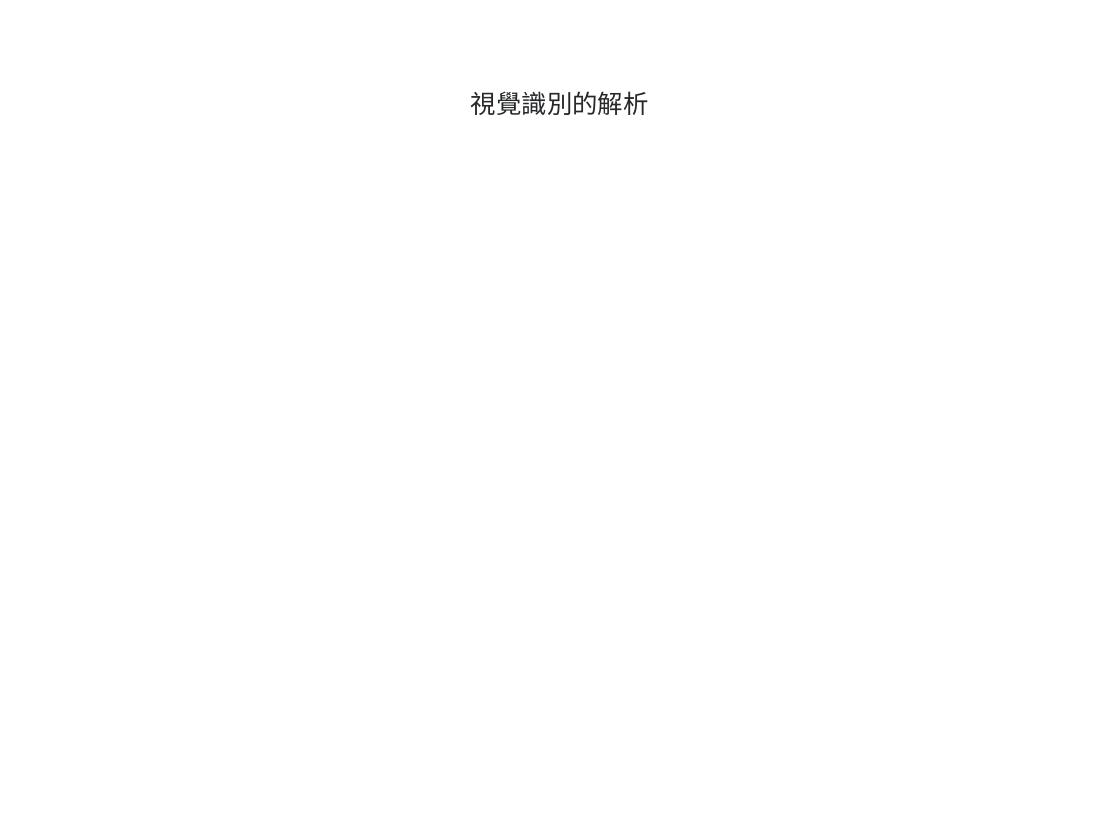
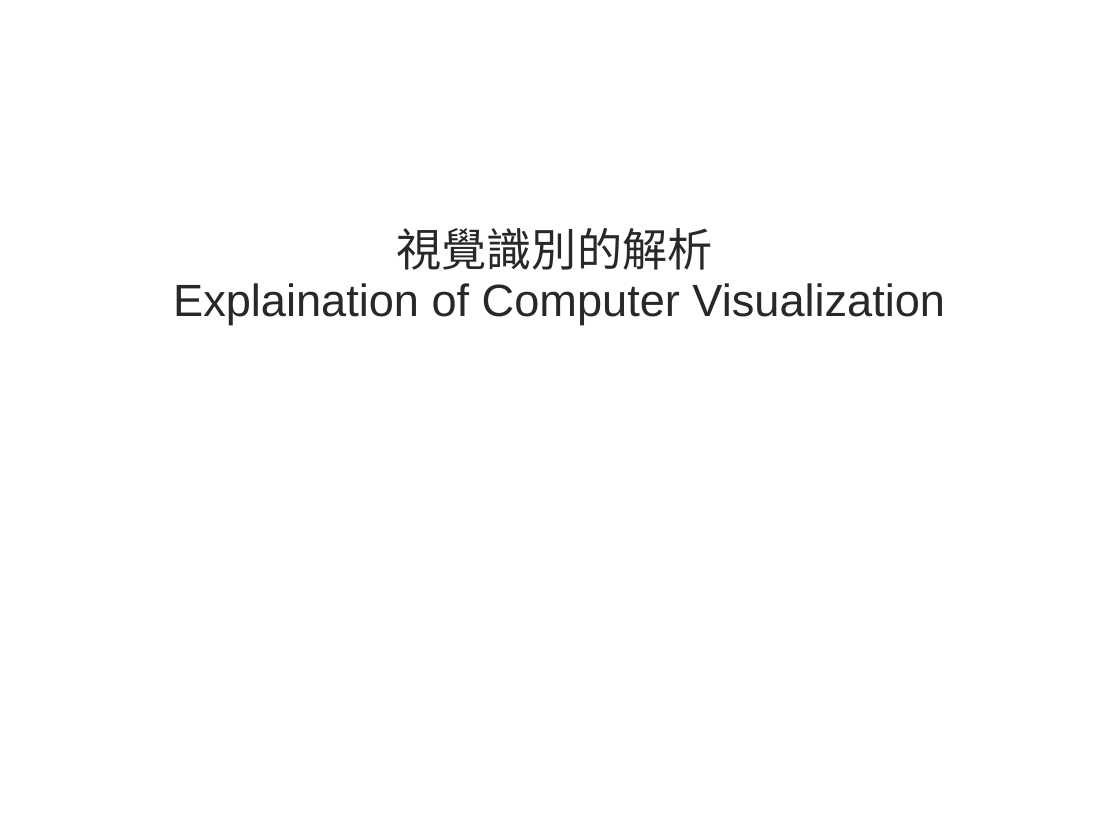
Before and after one commit to kienchen/tungli_ai, a slide deck: slide 1 of AI/視覺識別的解析.ppt. Drawn at 1120x840 pixels with LibreOffice and Linux fonts; fonts in the diff are those of the drawing. Boxes give left, top, right and bottom in pixels: in the first picture for what was removed or moved away, otherwise in the second. Text is boxed around its words. In the diff, an @@ line names an element or a change of style, - is before the commit and + after.

```diff
--- a/AI/視覺識別的解析.ppt
+++ b/AI/視覺識別的解析.ppt
@@ title at bbox=[173, 228, 945, 325]: text changed; size 18 to 32 pt @@
-視覺識別的解析
+視覺識別的解析
+Explaination of Computer Visualization
```
Also in this commit, not shown: 5 other slides changed, 1 other file.
